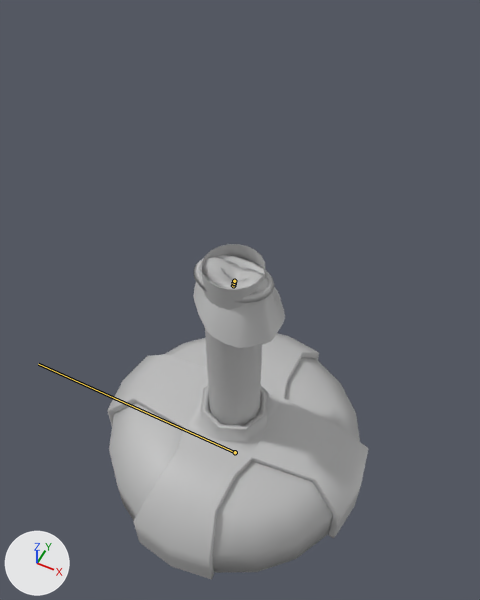
What one commit did to the FBX model Assets/02_Art/1_Animations/Characters/Dummeo/DummeoHit_2.fbx.
Rendered twice from a camera (50 mm lens) standing at (0.78, -1.51, 3.07) and looking at (0.0, 0.05, 1.13). Arrows for +X, +Y and +Z are at lower left; the lights stay in place. Both versions are drawn at frame 22 of the action 'Hit_2'; the numbers are the values there. The bones that bend it are drawn over the model as lines.

Objects in the first picture: 'Dummies'.
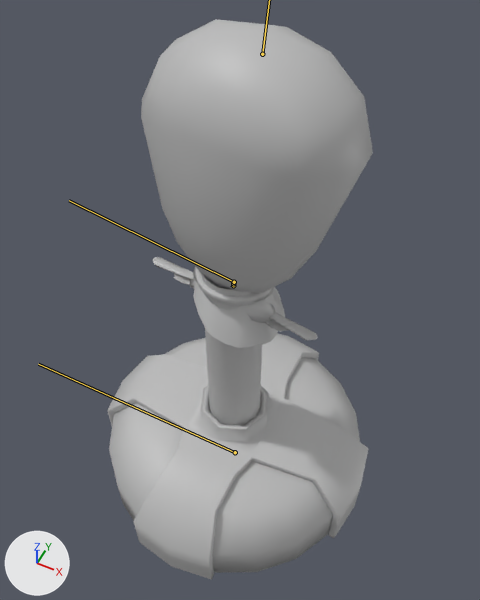
Changed parts and their boxes (x1, y1, x2, y2) in the pictures (480 x 600 px):
'Dummies', posed (67% taller): before (107, 244, 369, 579); after (107, 19, 373, 579)
bone 'joint2', root to tip: before (233, 285) to (231, 284); after (233, 285) to (231, 285)
bone 'joint3', root to tip: before (234, 283) to (232, 282); after (233, 283) to (232, 283)
bone 'joint4', root to tip: before (234, 283) to (232, 281); after (234, 282) to (69, 200)

Edits to the bpy script that builds the scene:
```text
Change bone_joint2:
    where bone_joint2 = bpy.data.objects['locator1'].pose.bones['joint2']  # child of 'joint1'
    bone_joint2.rotation_quaternion: (0.985, -0.009, 0.15, -0.091) -> (0.995, -0.006, 0.096, 0.001)  # degrees (-3, 17, -11) -> degrees (-1, 11, 0)
Change bone_joint3:
    where bone_joint3 = bpy.data.objects['locator1'].pose.bones['joint3']  # child of 'joint2'
    bone_joint3.rotation_quaternion: (0.955, -0.04, -0.292, 0.037) -> (0.998, -0.063, 0.003, -0.011)  # degrees (-7, -34, 6) -> degrees (-7, 0, -1)
Change bone_joint4:
    where bone_joint4 = bpy.data.objects['locator1'].pose.bones['joint4']  # child of 'joint3'
    bone_joint4.rotation_quaternion: (0.953, 0.0, 0.302, 0.0) -> (1.0, 0.0, 0.0, 0.0)  # degrees (0, 35, 0) -> degrees (0, 0, 0)
    bone_joint4.scale: (0.01, 0.01, 0.01) -> (1.0, 1.0, 1.0)
Change bone_joint5:
    where bone_joint5 = bpy.data.objects['locator1'].pose.bones['joint5']  # child of 'joint4'
    bone_joint5.scale: (0.01, 0.01, 0.01) -> (1.0, 1.0, 1.0)
```
